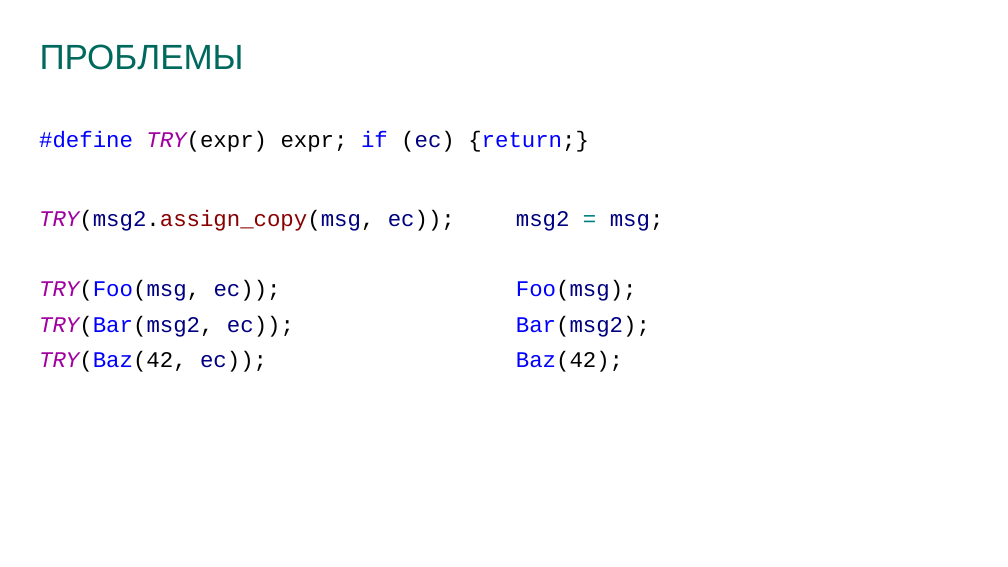
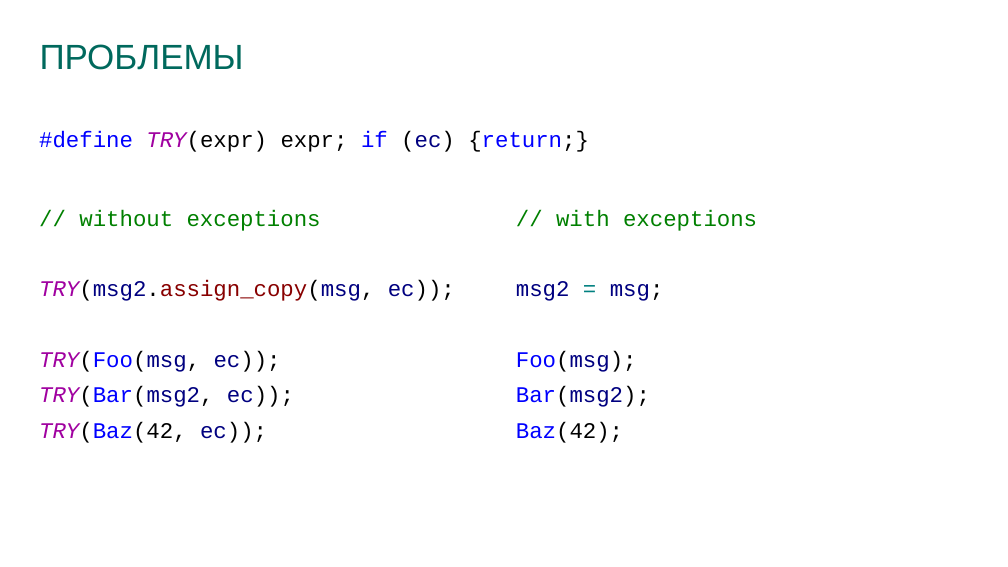
Before and after one commit to prograholic/prograholic.github.io, a slide deck: slide 13 of cpp_russia_2017_24_02_2017/24.02.2017_kutumov.pptx (slide 14 before the commit). Drawn at 1008x567 pixels with LibreOffice and Linux fonts; fonts in the diff are those of the drawing; background and template pictures are left out. Boxes give left, top, right and bottom in pixels: in the first picture for what was removed or moved away, otherwise in the second. Text is boxed around its words. In the diff, an @@ line names an element or a change of style, - is before the commit and + after.

```diff
--- a/cpp_russia_2017_24_02_2017/24.02.2017_kutumov.pptx
+++ b/cpp_russia_2017_24_02_2017/24.02.2017_kutumov.pptx
@@ text at (79, 210, 321, 231): paragraph added @@
+// without exceptions
@@ text at (556, 210, 757, 231): paragraph added @@
+// with exceptions
```
Also in this commit, not shown: 5 other slides changed, 11 slides added, 2 other files.
